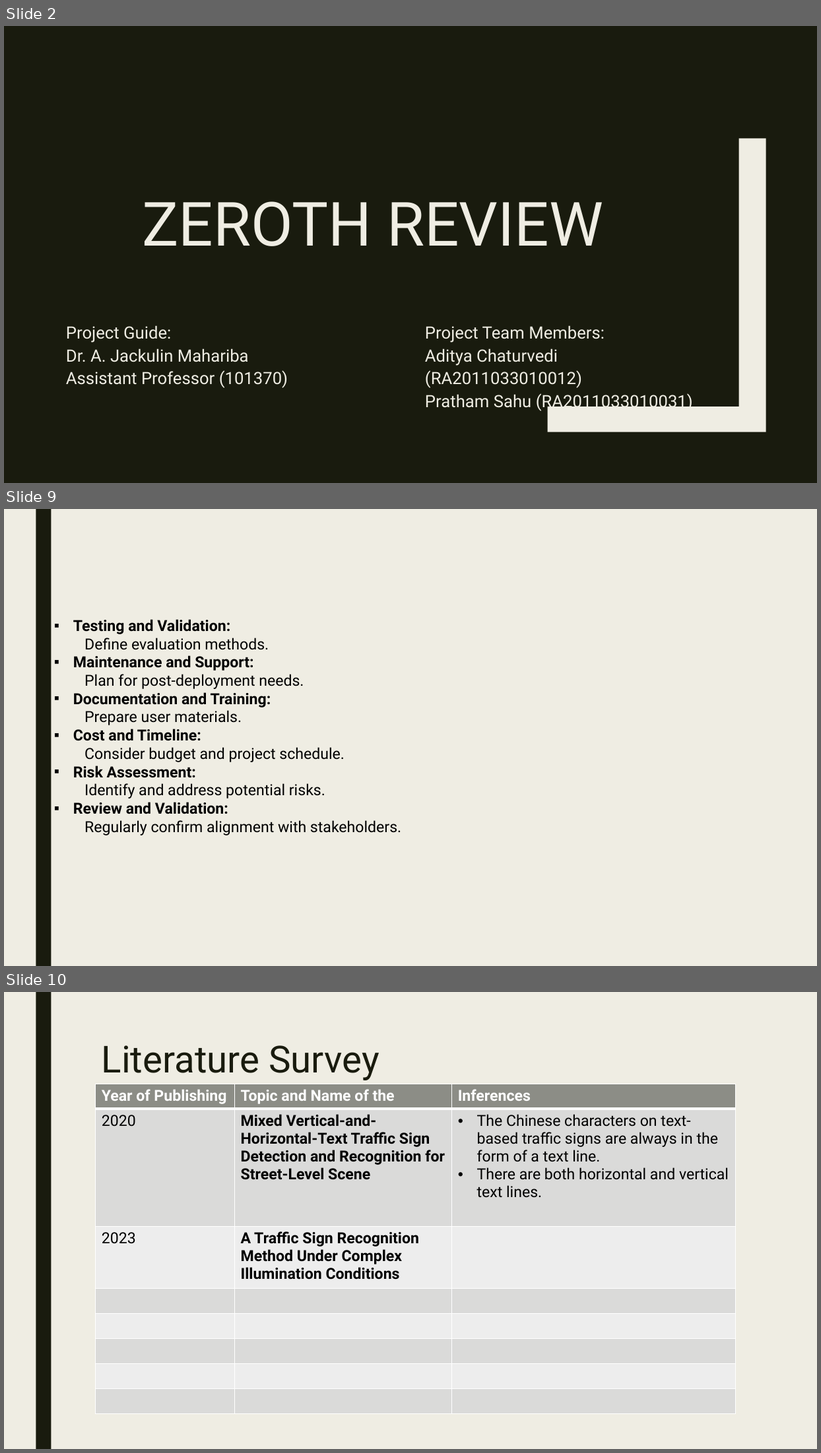
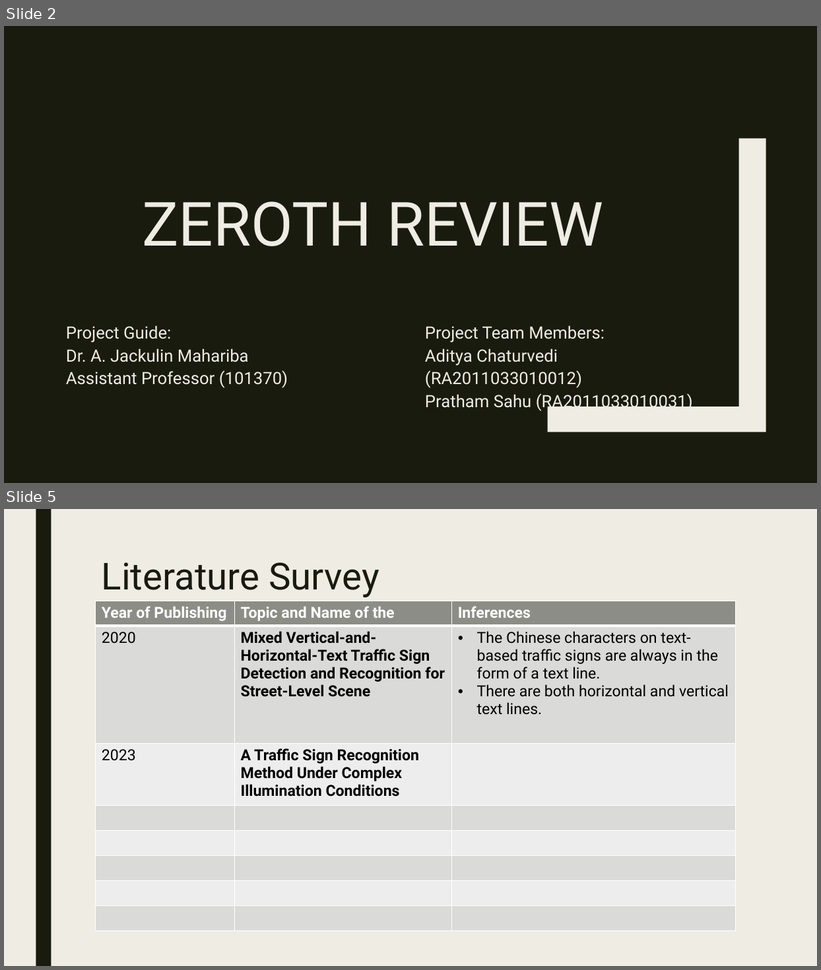
Before and after one commit to ADITYAz2002/Minor-Project, a slide deck: Zeroth Review 2.pptx. Shown one above the other, each under a label of ours: slides 2, 9 and 10 before the commit, slides 2 and 5 after it; the slides between them are not shown. The pictures are 821x1453 and 821x970 pixels, drawn with LibreOffice and Linux fonts; fonts in the diff are those of the drawing. Boxes give left, top, right and bottom in pixels: in the first picture for what was removed or moved away, otherwise in the second. Text is boxed around its words. In the diff, an @@ line names an element or a change of style, - is before the commit and + after.

```diff
--- a/Zeroth Review 2.pptx
+++ b/Zeroth Review 2.pptx
@@ slide 9 removed at <box>4,509,817,966</box>, background #EFEDE3; not listed: 1 template element that a slide beside it also shows @@
@@ text removed at <box>73,619,401,836</box> @@
-▪ Testing and Validation:
-  Define evaluation methods.
-▪ Maintenance and Support:
-  Plan for post-deployment needs.
-▪ Documentation and Training:
-  Prepare user materials.
-▪ Cost and Timeline:
-  Consider budget and project schedule.
-▪ Risk Assessment:
-  Identify and address potential risks.
-▪ Review and Validation:
-Regularly confirm alignment with stakeholders.
@@ what was slide 10 is now slide 5 @@
```
Also in this commit, not shown: 5 slides changed, 3 slides added, 5 other slides removed, 15 other files.
